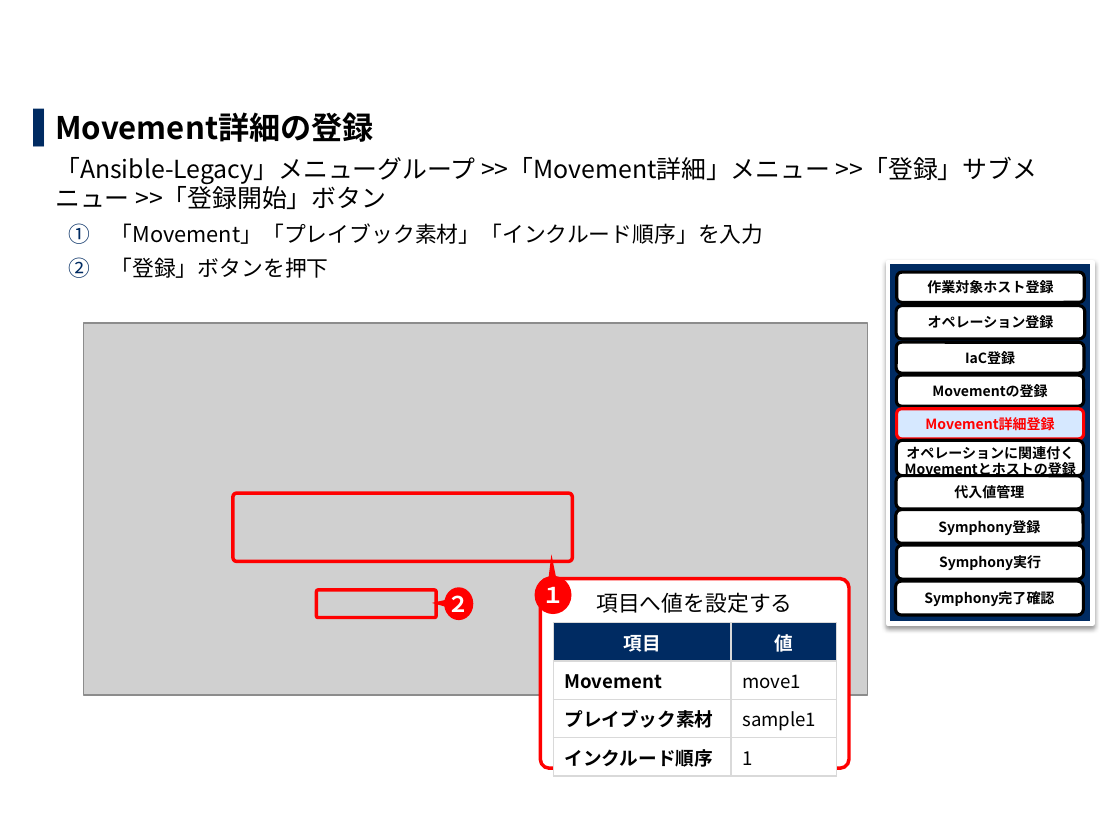
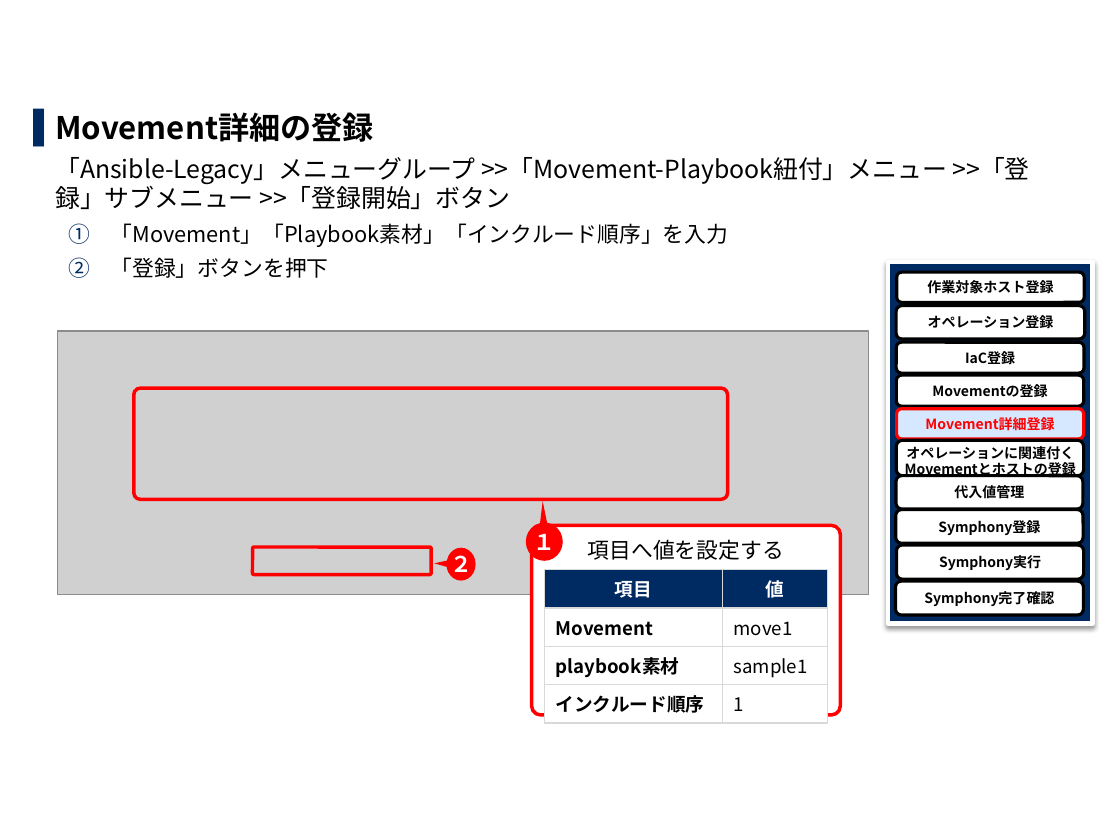
Before and after one commit to exastro-suite/it-automation-docs, a slide deck: slide 22 of asset/Learn_ja/ITA-base_practice_ja.pptx. Drawn at 1120x840 pixels with LibreOffice and Linux fonts; fonts in the diff are those of the drawing; grey boxes stand for pictures; background and template pictures are left out. Boxes give left, top, right and bottom in pixels: in the first picture for what was removed or moved away, otherwise in the second. Text is boxed around its words. In the diff, an @@ line names an element or a change of style, - is before the commit and + after.

```diff
--- a/asset/Learn_ja/ITA-base_practice_ja.pptx
+++ b/asset/Learn_ja/ITA-base_practice_ja.pptx
@@ text at (55,157,1030,247): text changed @@
-  「Ansible-Legacy」メニューグループ >>「Movement詳細」メニュー >>「登録」サブメニュー >>「登録開始」ボタン
-    1. 「Movement」「プレイブック素材」「インクルード順序」を入力
+  「Ansible-Legacy」メニューグループ >>「Movement-Playbook紐付」メニュー >>「登録」サブメニュー >>「登録開始」ボタン
+    1. 「Movement」「Playbook素材」「インクルード順序」を入力
@@ picture: place and size @@
-picture at (84,323,868,694)
+picture at (57,332,869,596)
@@ rounded rectangle: place and size @@
-rounded rectangle at (233,493,572,561)
+rounded rectangle at (134,389,728,500)
@@ rounded rectangle: place and size @@
-rounded rectangle at (317,590,437,618)
+rounded rectangle at (253,547,432,575)
@@ speech bubble "２": place and size @@
-speech bubble "２" at (445,587,474,619)
+speech bubble "２" at (447,548,476,580)
@@ 1 speech bubble, 1 rounded rectangle, 1 table: place and size @@
-1 speech bubble, 1 rounded rectangle, 1 table at (534,576,849,771)
+1 speech bubble, 1 rounded rectangle, 1 table at (526,523,841,717)
@@ table at (544,570,828,717) @@
-row 3, column 1: プレイブック素材
+row 3, column 1: playbook素材
```
Also in this commit, not shown: 18 other slides changed.
